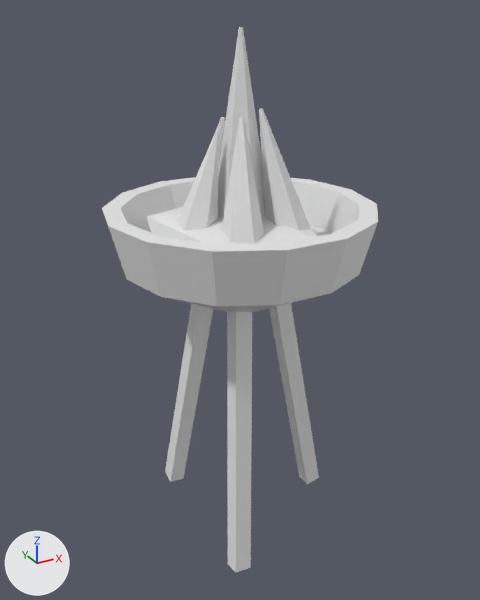
What one commit did to the OBJ model props/torch.obj.
Rendered twice from a 50 mm camera at (-0.682, -1.235, 1.215) aimed at (-0.001, 0.003, 0.596). Arrows for +X, +Y and +Z are at lower left; the lights stay in place. The picture after the commit comes second. Where no turn or scale is listed for an object, it has been applied to the vertices. Vertices at exactly the same position are counted once.

The first picture shows 'iron'.
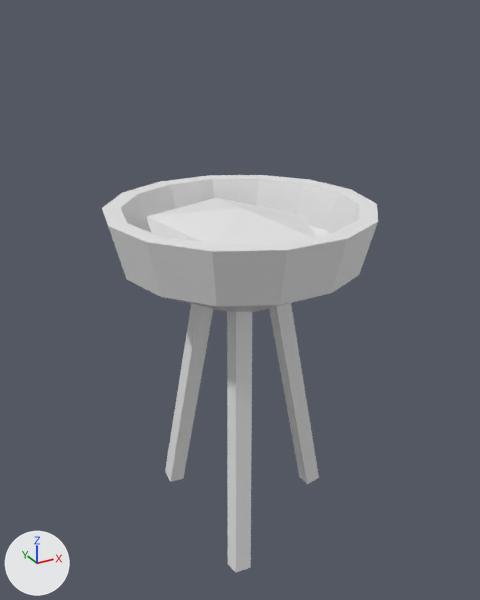
The edits, one by one:
me_iron is used by ob_iron; location (0.0, 0.0, 0.0).
me_iron had 179 vertices, 314 faces and spanned x -0.3..0.3, y -0.292..0.292, z 0.002..1.18.
me_iron now has 107 vertices, 194 faces and spans x -0.3..0.3, y -0.292..0.292, z 0.002..0.82.
me_iron part 1: 6 loose pieces with 72 vertices, spanning x -0.152..0.12, y -0.147..0.15, z 0.748..1.18, are deleted.

Where the change shows, as pixel boxes (x1, y1, x2, y2) in the pictures (480 x 600 px):
'iron', reshaped (27% shorter): before (102, 27, 378, 572); after (102, 175, 378, 572)
part 1 of me_iron, deleted: before (176, 27, 311, 244)
